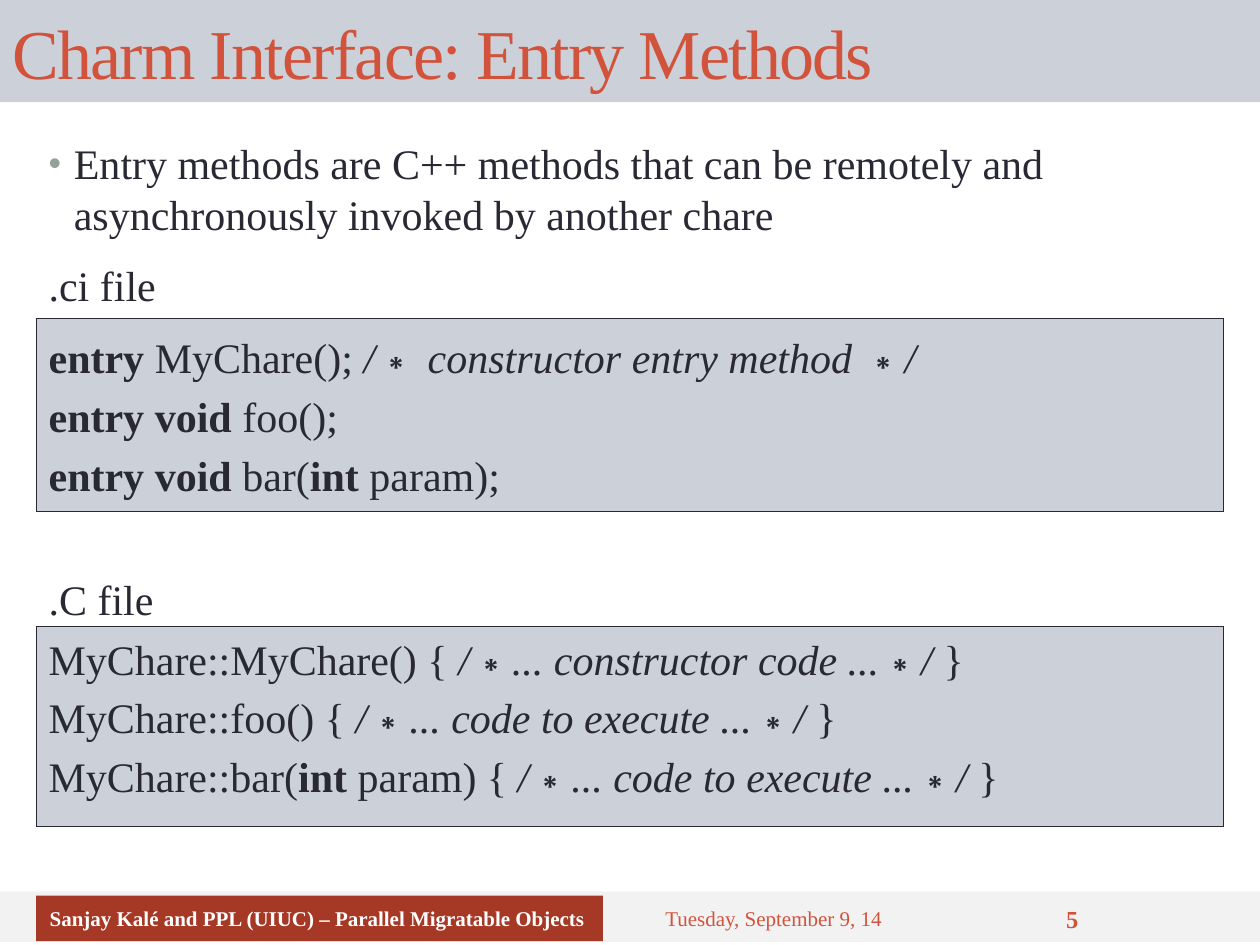
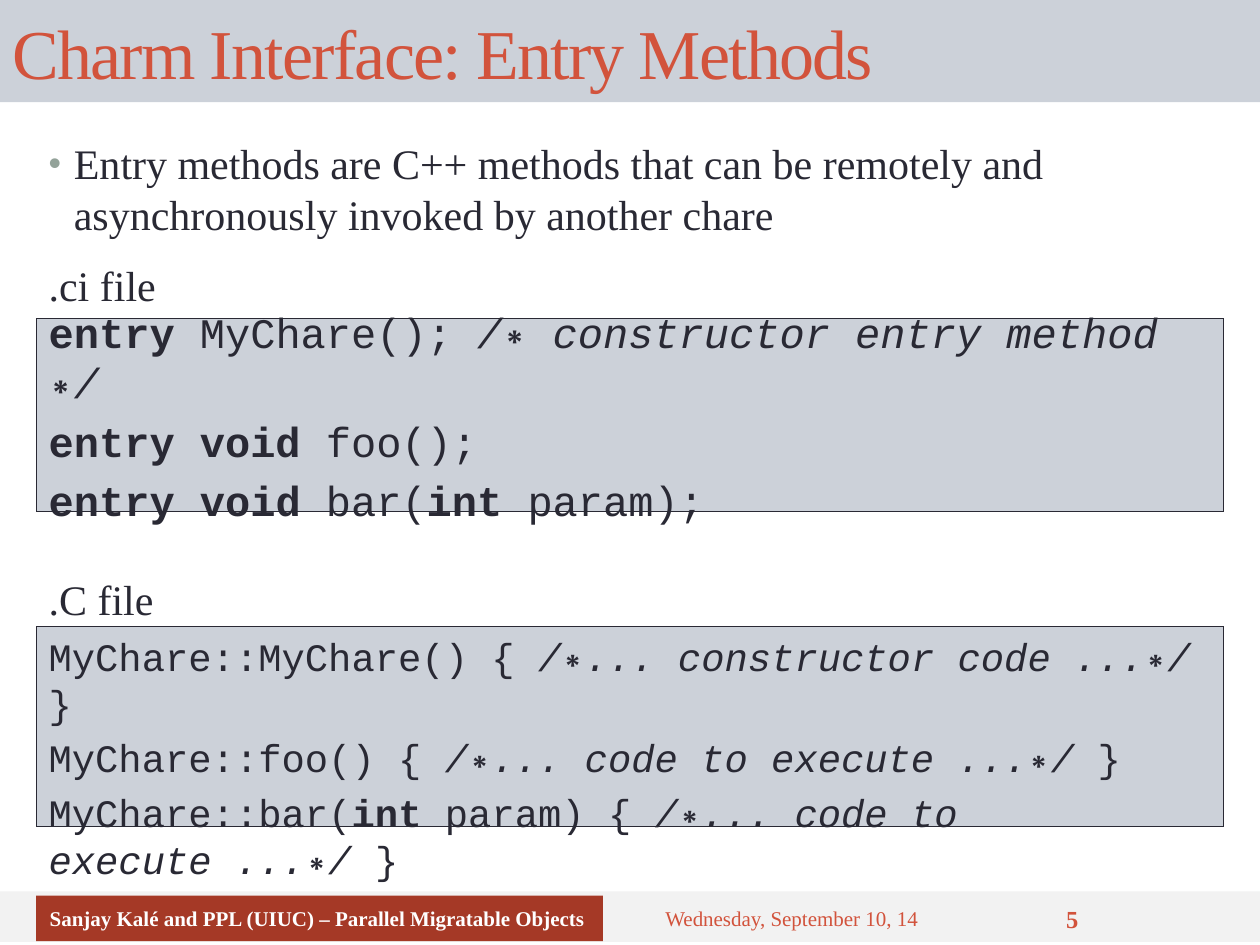
Before and after one commit to UIUC-PPL/charm_tutorial, a slide deck: slide 5 of tutorial-04-charm_basics.pptx. Drawn at 1260x945 pixels with LibreOffice and Linux fonts; fonts in the diff are those of the drawing. Boxes give left, top, right and bottom in pixels: in the first picture for what was removed or moved away, otherwise in the second. Text is boxed around its words. In the diff, an @@ line names an element or a change of style, - is before the commit and + after.

```diff
--- a/tutorial-04-charm_basics.pptx
+++ b/tutorial-04-charm_basics.pptx
@@ text "entry MyChare(); /∗ constructor entry ..." at [37, 319, 1223, 512]: font Times New Roman to Courier New @@
@@ rectangle "MyChare::MyChare() { /∗... constructor code ..." at [37, 626, 1223, 827]: size 24 to 22.2 pt, font Times New Roman to Courier New @@
@@ text at [665, 911, 918, 931]: text changed @@
-Tuesday, September 9, 14
+Wednesday, September 10, 14
```
Also in this commit, not shown: 35 other slides changed.
